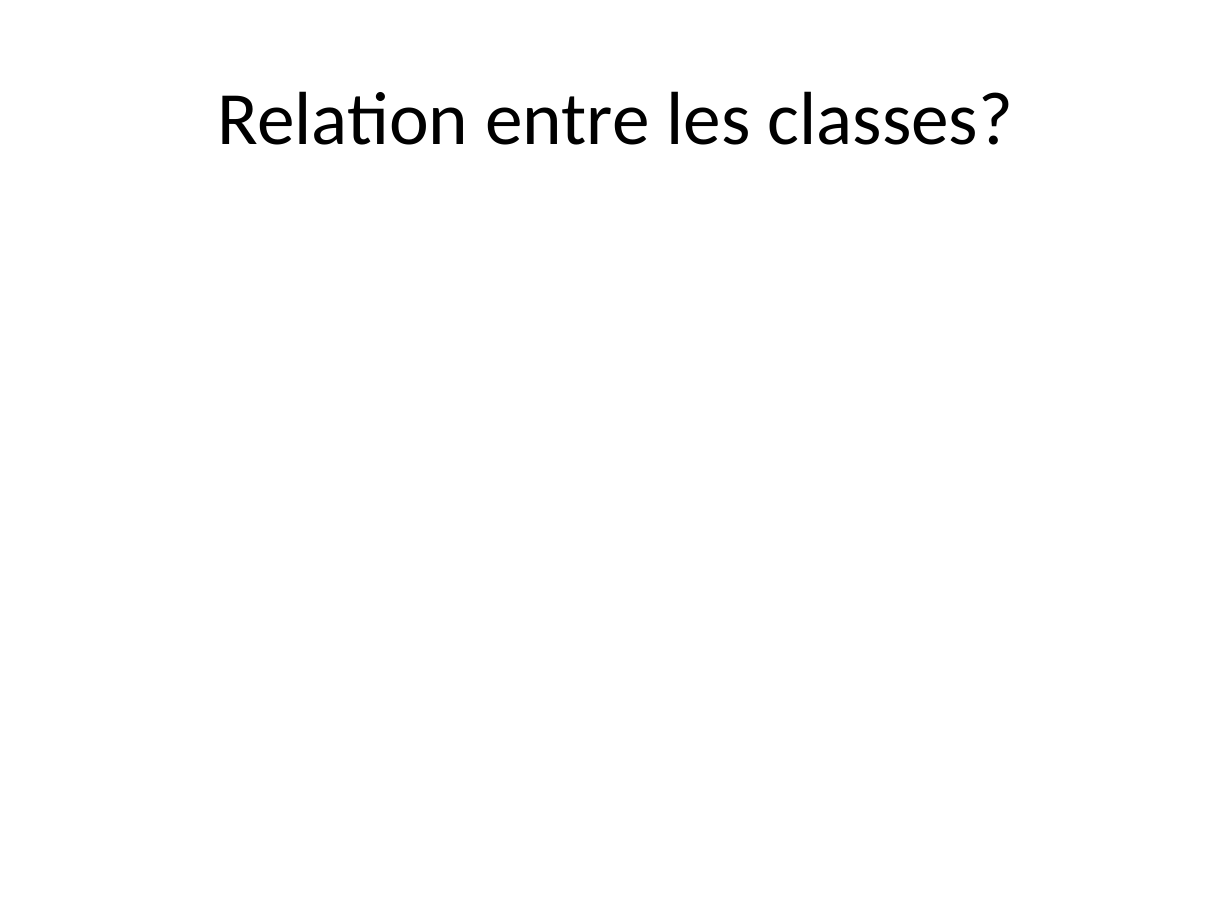
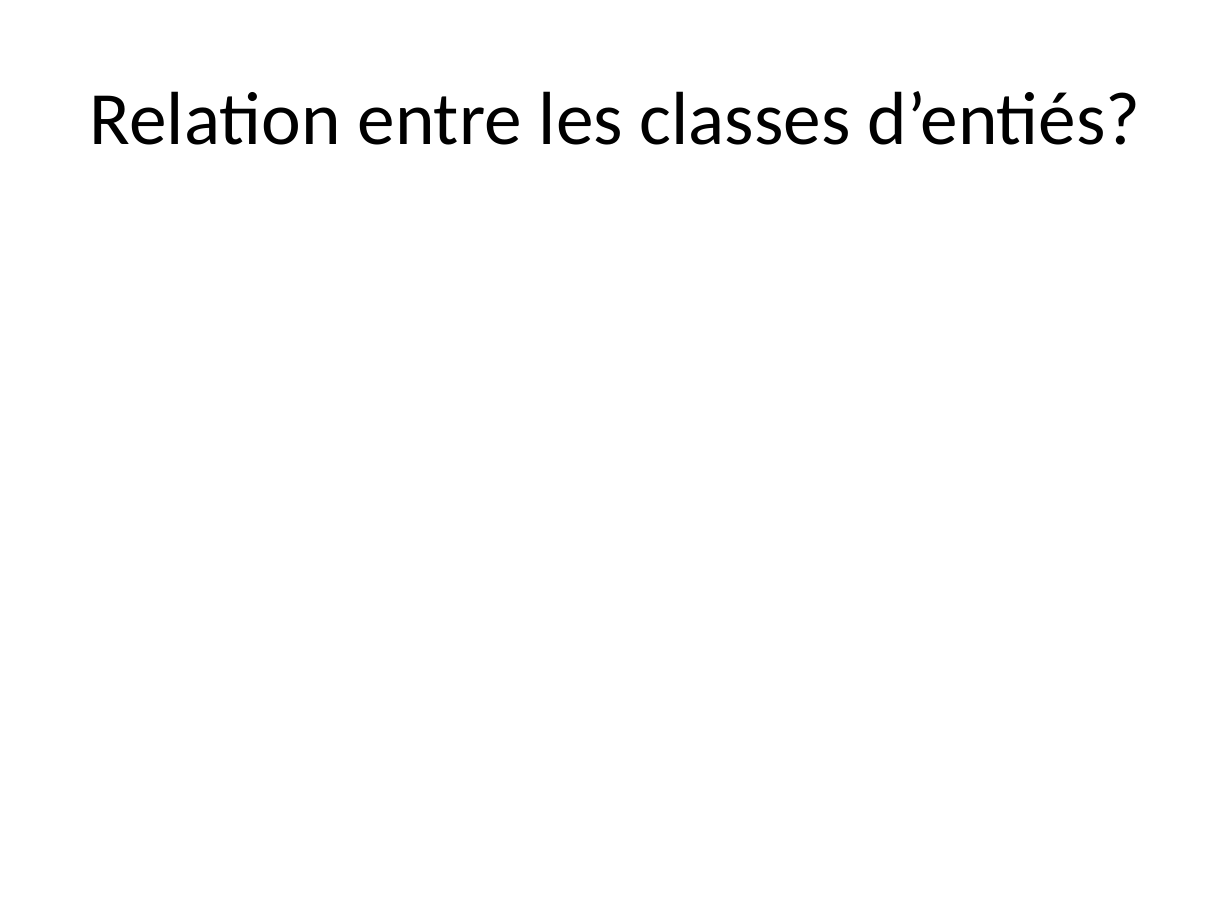
Before and after one commit to ngoumnai/JPAPerf, a slide deck: slide 3 of Rapport/IdéeJPA.pptx. Drawn at 1232x924 pixels with LibreOffice and Linux fonts; fonts in the diff are those of the drawing. Boxes give left, top, right and bottom in pixels: in the first picture for what was removed or moved away, otherwise in the second. Text is boxed around its words. In the diff, an @@ line names an element or a change of style, - is before the commit and + after.

```diff
--- a/Rapport/IdéeJPA.pptx
+++ b/Rapport/IdéeJPA.pptx
@@ title at box(90, 91, 1141, 145): text changed @@
-Relation entre les classes?
+Relation entre les classes d’entiés?
```
Also in this commit, not shown: 33 other files.
